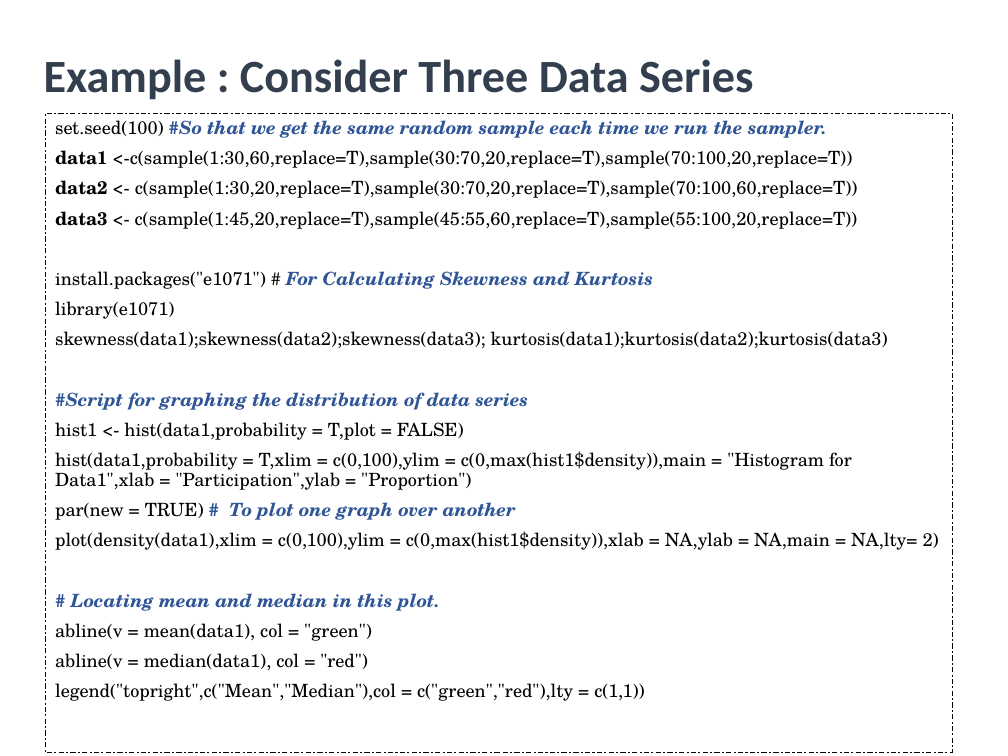
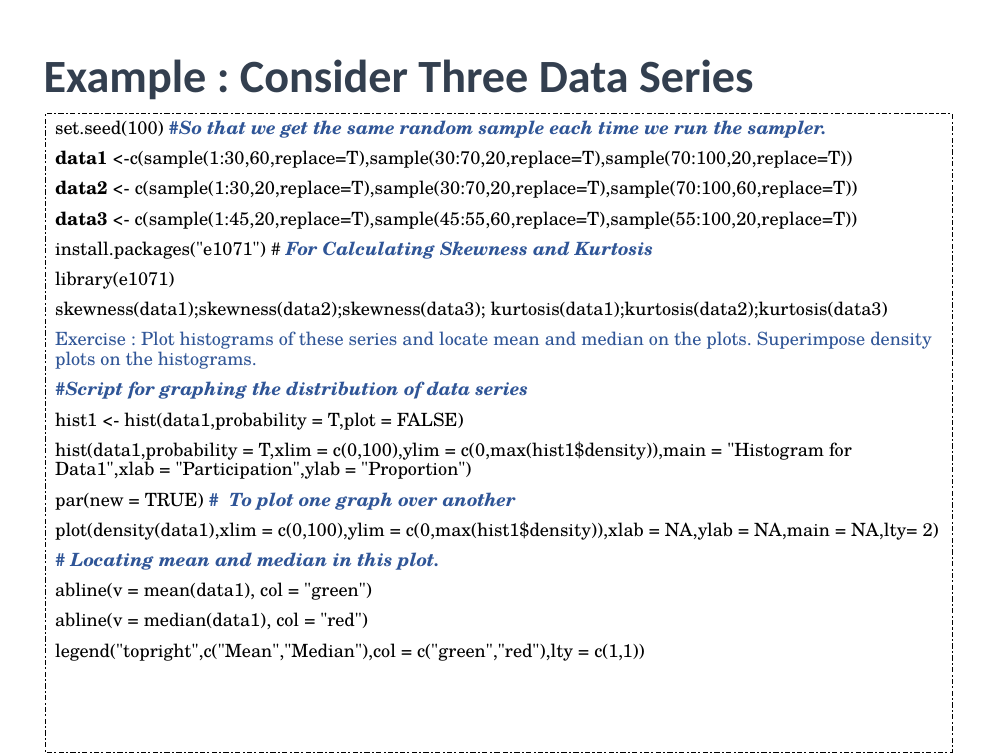
Before and after one commit to utkarshiiitm/Bootcamp-2, a slide deck: slide 19 of Boot Camp 2.pptx. Drawn at 1008x756 pixels with LibreOffice and Linux fonts; fonts in the diff are those of the drawing. Boxes give left, top, right and bottom in pixels: in the first picture for what was removed or moved away, otherwise in the second. Text is boxed around its words. In the diff, an @@ line names an element or a change of style, - is before the commit and + after.

```diff
--- a/Boot Camp 2.pptx
+++ b/Boot Camp 2.pptx
@@ text at (x1=55, y1=331, x2=932, y2=369): paragraph added @@
+Exercise : Plot histograms of these series and locate mean and median on the plots. Superimpose density plots on the histograms.
```
Also in this commit, not shown: 17 other slides changed, 2 slides added.
